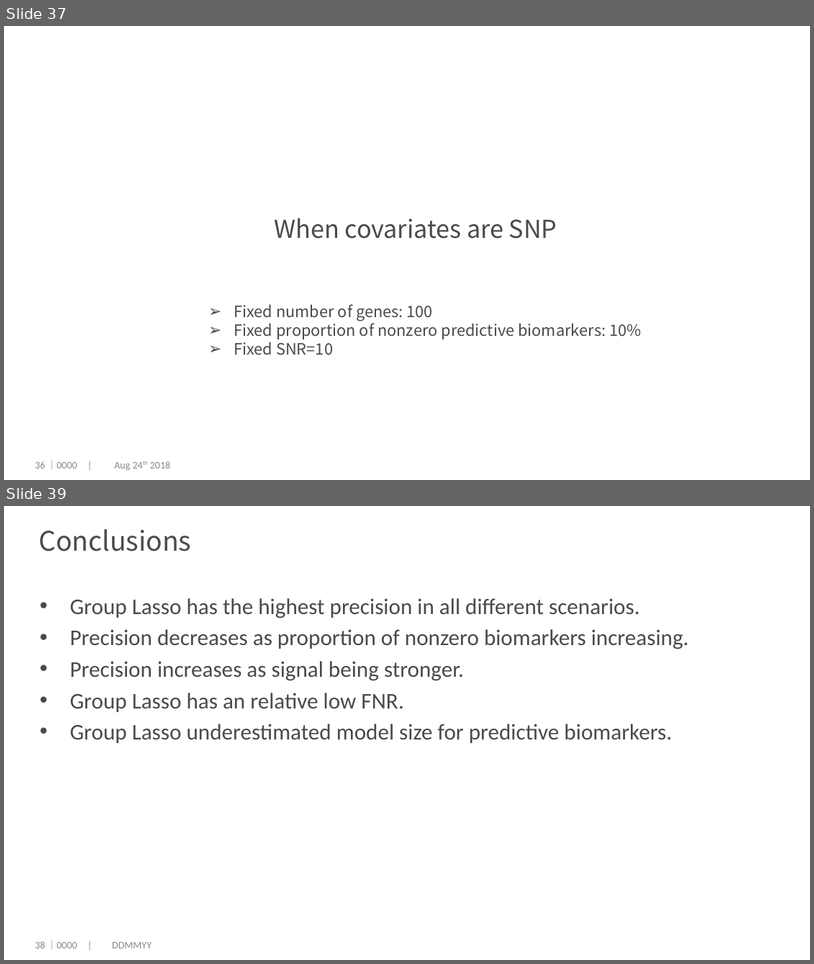
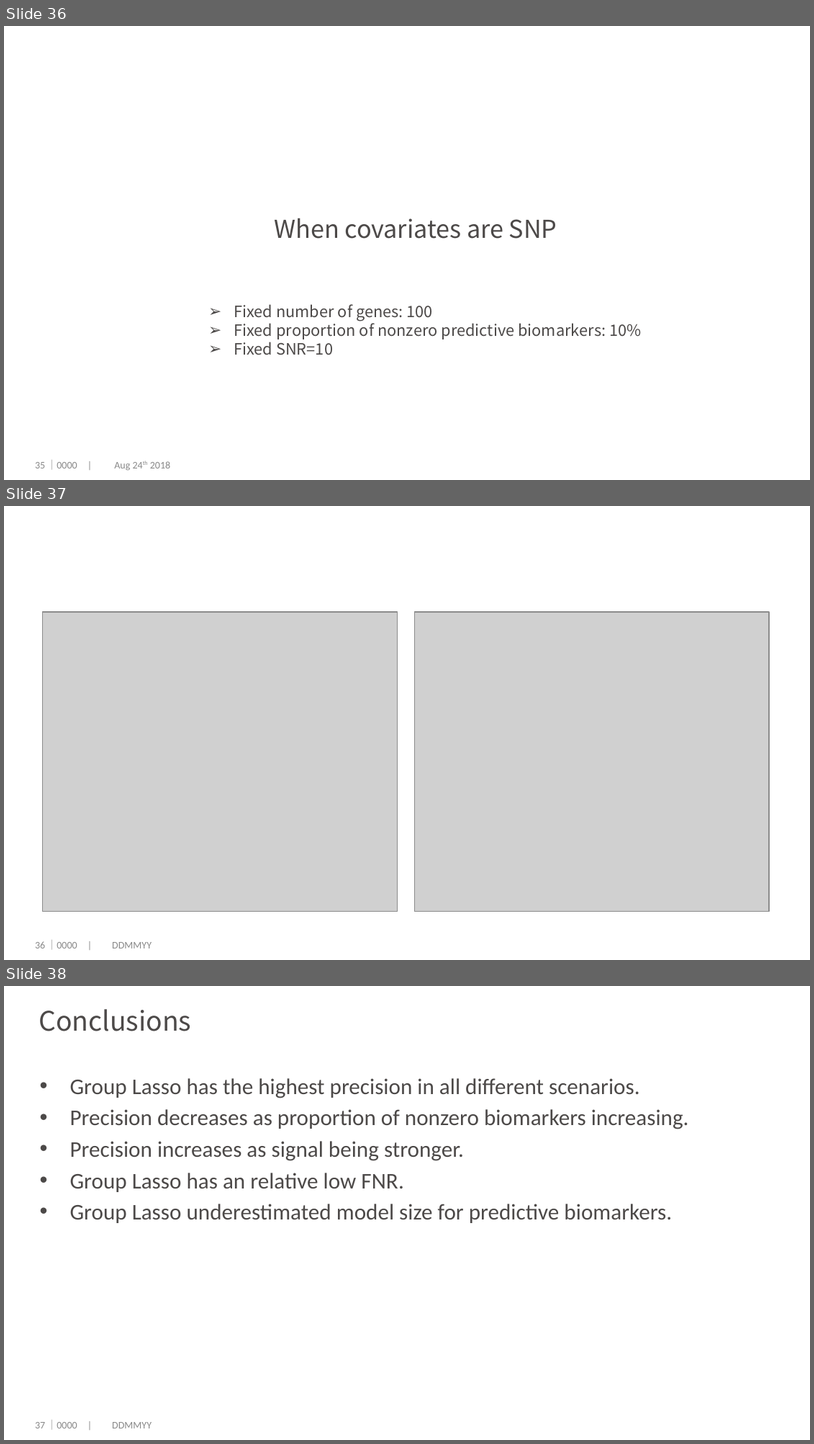
Before and after one commit to dengwx11/GroupLasso, a slide deck: manu & slides/Final.pptx. Shown one above the other, each under a label of ours: slides 37 and 39 before the commit, slides 36, 37 and 38 after it; the slides between them are not shown. The pictures are 814x964 and 814x1444 pixels, drawn with LibreOffice and Linux fonts; fonts in the diff are those of the drawing; grey boxes stand for pictures; background and template pictures are left out. Boxes give left, top, right and bottom in pixels: in the first picture for what was removed or moved away, otherwise in the second. Text is boxed around its words. In the diff, an @@ line names an element or a change of style, - is before the commit and + after.

```diff
--- a/manu & slides/Final.pptx
+++ b/manu & slides/Final.pptx
@@ slide 37 added at [4,506,810,960], background #FFFFFF @@
@@ picture added at [43,612,398,911] @@
@@ picture added at [414,612,769,911] @@
@@ page number added at [35,941,45,948], 9 pt, text #898989 @@
+36
@@ text added at [46,939,152,950], 9 pt, text #898989 @@
+｜0000 | DDMMYY
@@ what was slide 37 is now slide 36 @@
@@ page number at [35,462,45,468]: text changed @@
-36
+35
@@ what was slide 39 is now slide 38 @@
@@ page number at [35,1422,45,1428]: text changed @@
-38
+37
```
Also in this commit, not shown: 12 slides changed, 1 other slide added, 12 slides removed, 11 other files.
